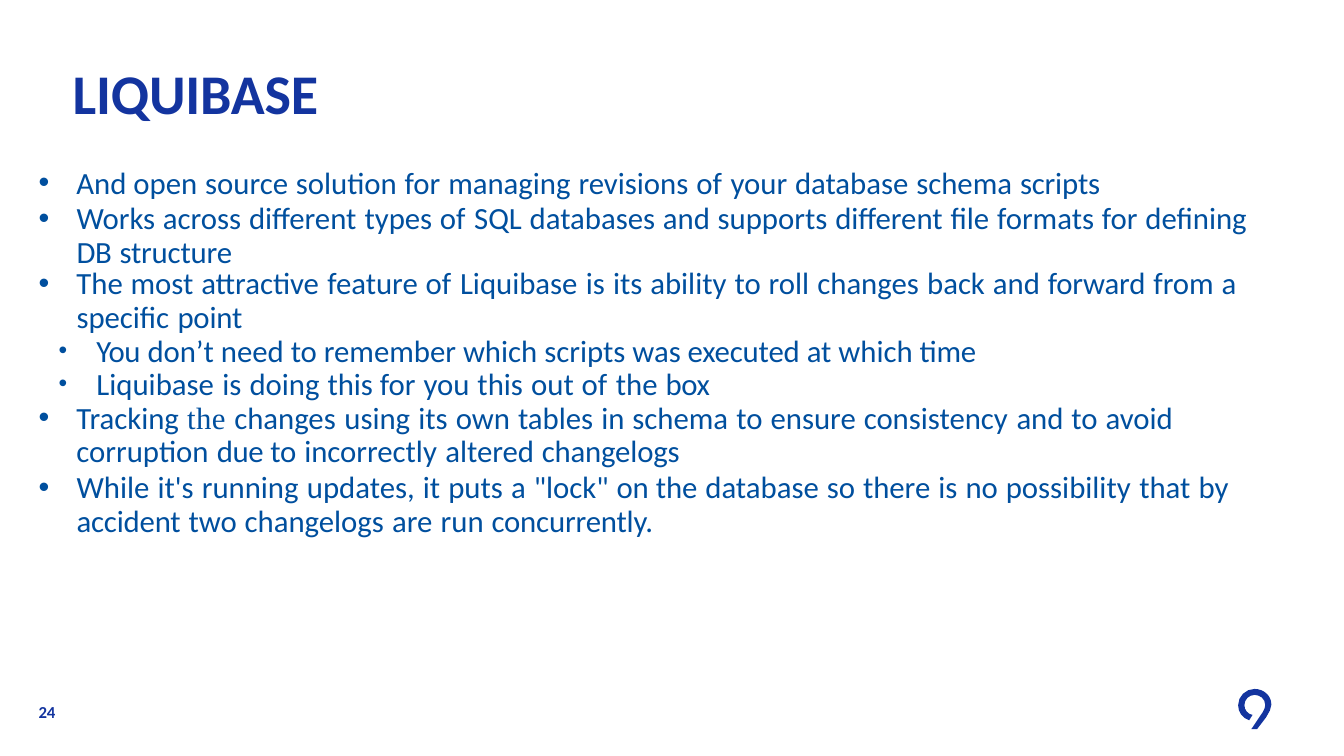
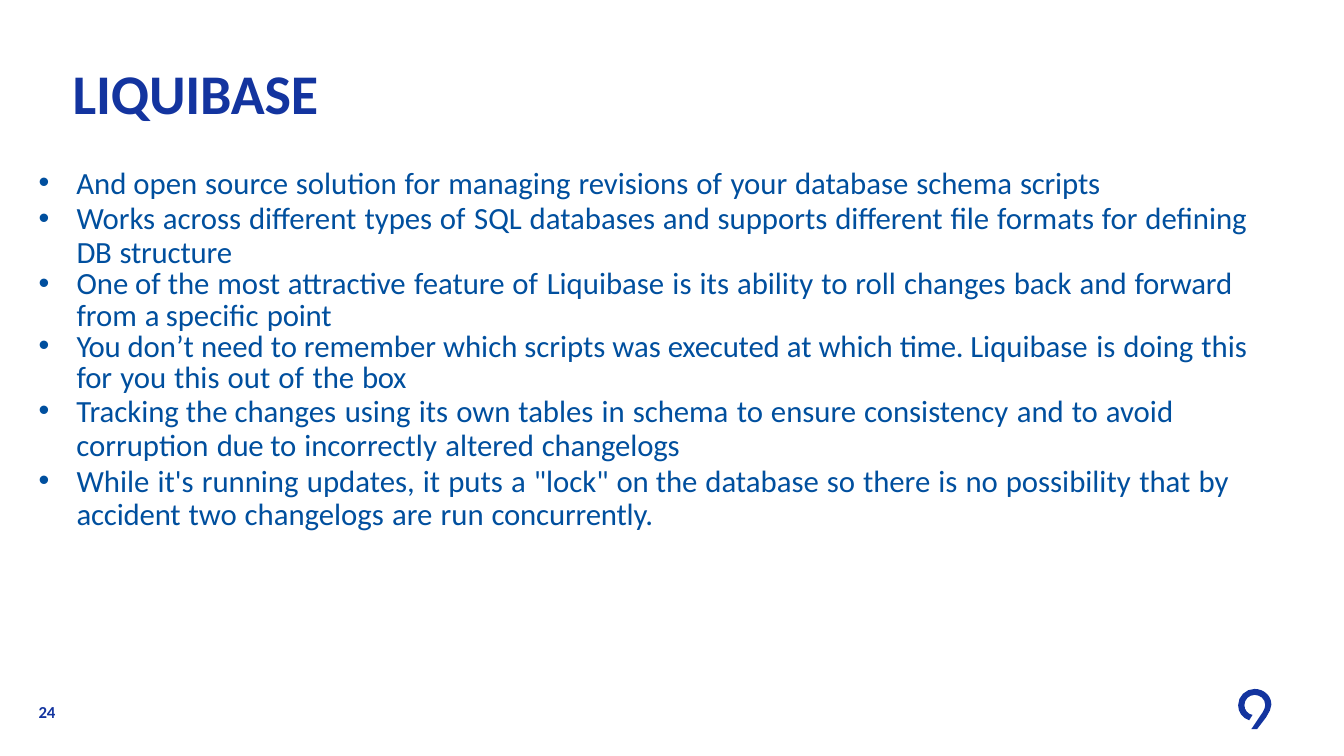
Before and after one commit to levinine/code9-2024, a slide deck: slide 24 of day-3-microservices/Understanding_Microservices.pptx. Drawn at 1344x756 pixels with LibreOffice and Linux fonts; fonts in the diff are those of the drawing; background and template pictures are left out. Boxes give left, top, right and bottom in pixels: in the first picture for what was removed or moved away, otherwise in the second. Text is boxed around its words. In the diff, an @@ line names an element or a change of style, - is before the commit and + after.

Commit message:
updated the ppt for day 3

```diff
--- a/day-3-microservices/Understanding_Microservices.pptx
+++ b/day-3-microservices/Understanding_Microservices.pptx
@@ text at (77, 272, 1247, 393): text changed @@
-• The most attractive feature of Liquibase is its ability to roll changes back and forward from a
-specific point
-  • You don’t need to remember which scripts was executed at which time
-  • Liquibase is doing this for you this out of the box
+• One of the most attractive feature of Liquibase is its ability to roll changes back and forward from a specific point
+• You don’t need to remember which scripts was executed at which time. Liquibase is doing this for you this out of the box
@@ text at (76, 400, 1173, 462): font Times New Roman to Calibri, letter spacing 0.3 to 0 pt in "the" @@
```
